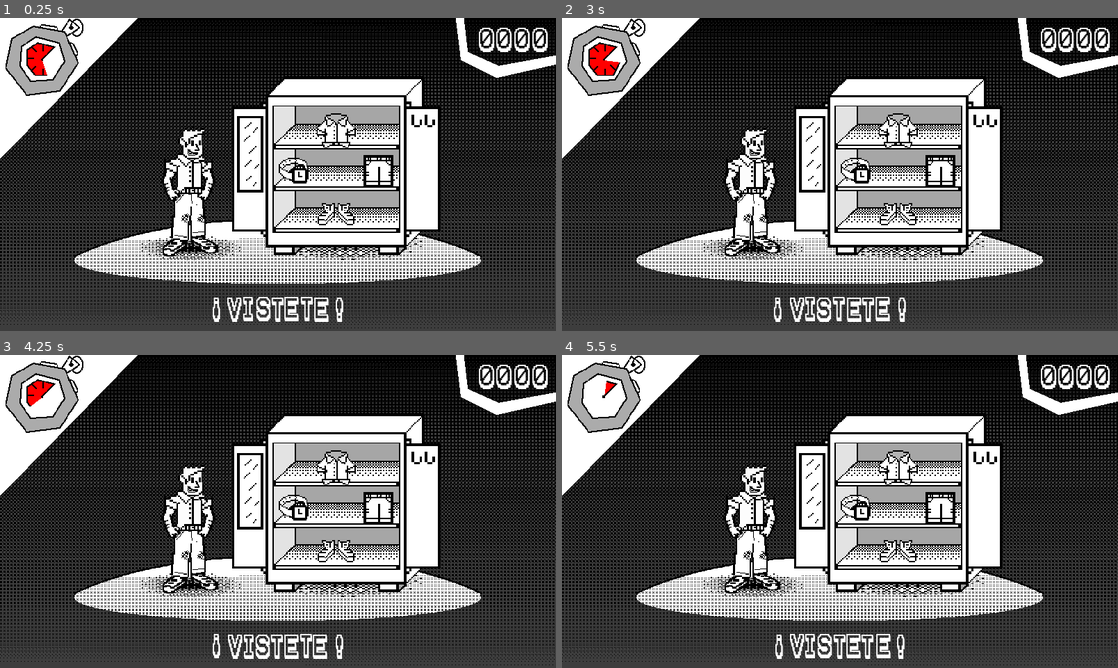
Above: before the commit, frames 1-4 (two rows, left to right).
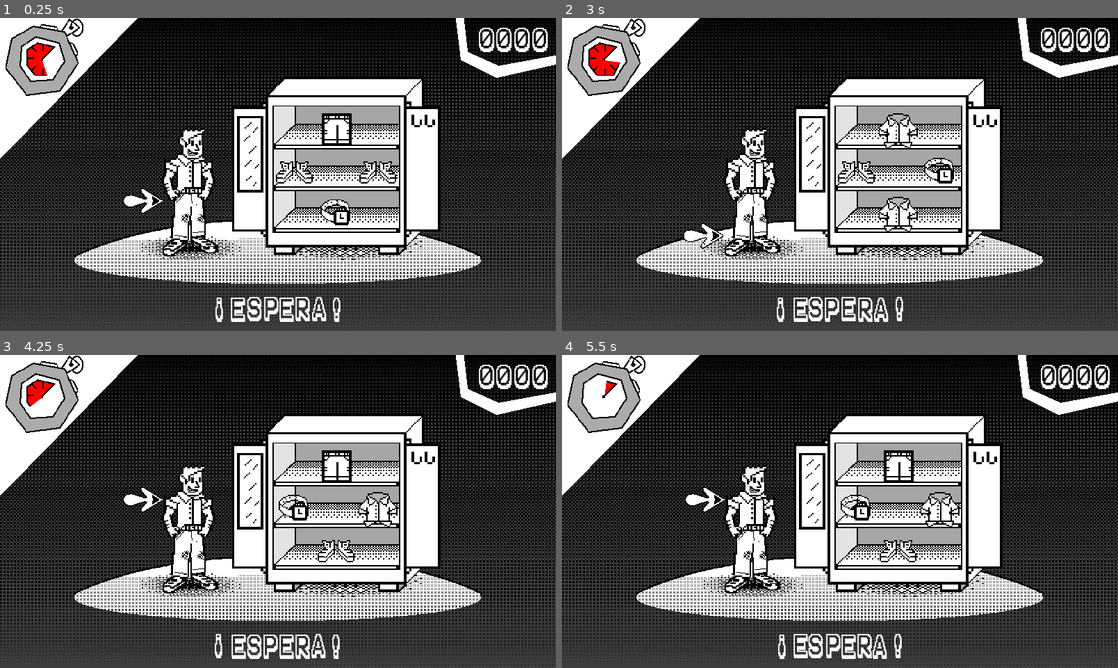
Above: after the commit, the same moments.

Repository: musiualejo/GJB24
Game: Godot game, scene res://scenes/main.tscn
Same seed, same stepped clock (60 frames per second), same inputs: the game is played once before the commit and once after it.
Inputs:
- Up to frame 1 (0.25 s): no input
- Up to frame 2 (3 s): hold Right (ui_right) 0.53-1.28 s; hold Down (ui_down) 1.28-2.03 s; hold Right (ui_right) 2.03-2.78 s; hold Up (ui_up) from 2.78 s (still down)
- Up to frame 3 (4.25 s): release Up (ui_up) at 3.53 s; hold Left (ui_left) from 3.53 s (still down)
- Up to frame 4 (5.5 s): release Left (ui_left) at 5.03 s; hold Down (ui_down) from 5.03 s (still down)

The runs differ from the first frame. In frame 1, 2.6% of the frame differs, in the area x 22-72%, y 30-98%; in frame 2, 2.2%; in frame 3, 1.9%; in frame 4, 2.0%.

Commit message:
Minijuego de vestirse

Diff:
--- /dev/null
+++ b/scenes/flecha.tscn
@@ -0,0 +1,6 @@
+[gd_scene load_steps=2 format=3 uid="uid://75pr6pmf5ovg"]
+
+[ext_resource type="Texture2D" uid="uid://wxkelq15sii" path="res://sprites/ui/arrow.png" id="1_c4xqc"]
+
+[node name="flecha" type="Sprite2D"]
+texture = ExtResource("1_c4xqc")
--- a/scenes/minijuegos/vestirse.tscn
+++ b/scenes/minijuegos/vestirse.tscn
@@ -1,9 +1,11 @@
-[gd_scene load_steps=6 format=3 uid="uid://cj6w6cfs10ii3"]
+[gd_scene load_steps=7 format=3 uid="uid://cj6w6cfs10ii3"]
 
+[ext_resource type="Script" path="res://scripts/vestirse.gd" id="1_8g2iq"]
 [ext_resource type="PackedScene" uid="uid://dv8ucucgfflg7" path="res://scenes/personaje.tscn" id="1_dh5m7"]
 [ext_resource type="Texture2D" uid="uid://3nqsboe8fa6h" path="res://sprites/objetos/shadow.png" id="2_5wp4f"]
 [ext_resource type="PackedScene" uid="uid://0m73ajpn738j" path="res://scenes/objetos/armario.tscn" id="2_ux4kg"]
 [ext_resource type="Texture2D" uid="uid://bmwddnxlr7lby" path="res://sprites/fondos/fondovacio.png" id="2_xkexj"]
+[ext_resource type="PackedScene" uid="uid://75pr6pmf5ovg" path="res://scenes/flecha.tscn" id="6_ud5sp"]
 
 [sub_resource type="GDScript" id="GDScript_tgn3s"]
 script/source = "extends Node2D
@@ -21,7 +23,7 @@
 "
 
 [node name="minijuego" type="Node2D"]
-script = SubResource("GDScript_tgn3s")
+script = ExtResource("1_8g2iq")
 
 [node name="personaje" parent="." instance=ExtResource("1_dh5m7")]
 z_index = 2
@@ -49,3 +51,5 @@
 [node name="fondo" type="Sprite2D" parent="."]
 texture = ExtResource("2_xkexj")
 centered = false
+
+[node name="flecha" parent="." instance=ExtResource("6_ud5sp")]
--- /dev/null
+++ b/scripts/vestirse.gd
@@ -0,0 +1,79 @@
+extends Node2D
+
+signal FalloMinijuego()
+signal FinMinijuego()
+
+const NUMBER_OF_ITEMS := 4
+
+var verbo := "hola"
+var chosen_frame = null
+var zone_index = null
+var zones_picked: Array[int] = []
+@onready var zones: Array[Sprite2D] = [
+	$personaje/torso,
+	$personaje/piernas,
+	$personaje/pies,
+]
+@onready var flecha: Sprite2D = $flecha
+@onready var items: Array[Sprite2D] = [
+	$armario/estante/item_left,
+	$armario/estante/item_right,
+	$armario/estante/item_up,
+	$armario/estante/item_down,
+]
+
+
+# Called when the node enters the scene tree for the first time.
+func _ready():
+	randomize()
+	pick_zone()
+
+
+# Called every frame. 'delta' is the elapsed time since the previous frame.
+func _process(delta):
+	if Input.is_action_just_pressed("ui_left"):
+		pick_item(0)
+	elif Input.is_action_just_pressed("ui_right"):
+		pick_item(1)
+	elif Input.is_action_just_pressed("ui_up"):
+		pick_item(2)
+	elif Input.is_action_just_pressed("ui_down"):
+		pick_item(3)
+
+
+func pick_item(item_index: int):
+	if items[item_index].frame == zone_index:
+		print("Success!")
+		zones_picked.append(zone_index)
+		pick_zone()
+	else:
+		print("Failed!")
+		FalloMinijuego.emit()
+
+
+func pick_zone():
+	if len(zones_picked) == len(zones):
+		FinMinijuego.emit()
+		return
+	zone_index = get_random_zone_index()
+	while zone_index in zones_picked:
+		zone_index = get_random_zone_index()
+	var half_extent = zones[zone_index].get_rect().size.y / 2
+	flecha.global_position = zones[zone_index].global_position + Vector2(0, half_extent) - Vector2(50, 0)
+	items[0].frame = get_random_item_index(zone_index)
+	items[1].frame = get_random_item_index(zone_index)
+	items[2].frame = get_random_item_index(zone_index)
+	items[3].frame = get_random_item_index(zone_index)
+	var random_item_index = get_random_item_index(-1) # Will not exclude
+	items[random_item_index].frame = zone_index
+
+
+func get_random_item_index(index_to_exclude: int):
+	var random_index = randi() % NUMBER_OF_ITEMS
+	while random_index == index_to_exclude:
+		random_index = randi() % NUMBER_OF_ITEMS
+	return random_index
+
+
+func get_random_zone_index():
+	return randi() % len(zones)
Binary file added: sprites/ui/arrow.png
Not shown, added: sprites/ui/arrow.png.import
